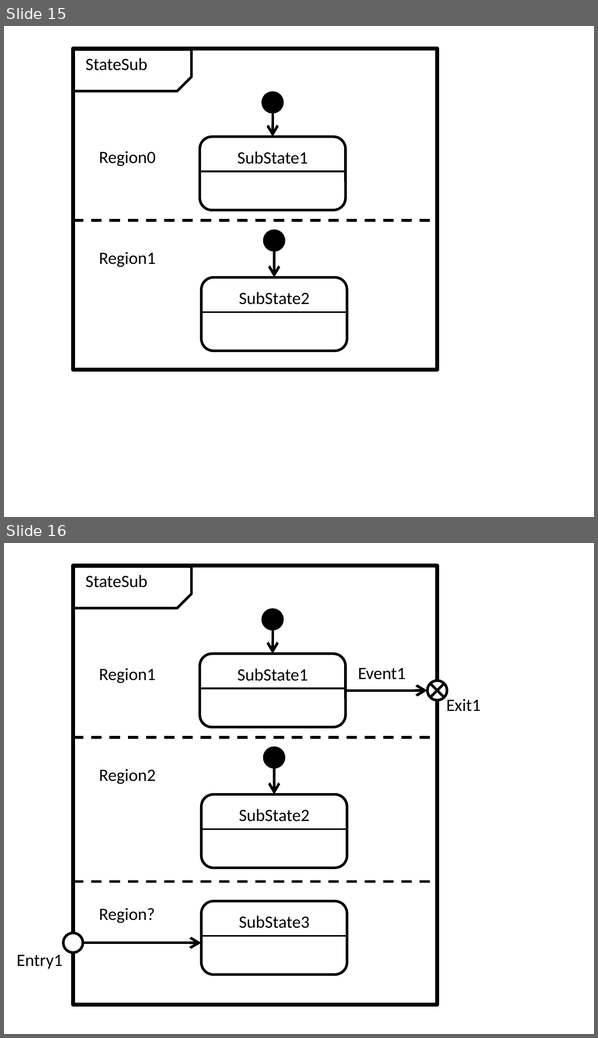
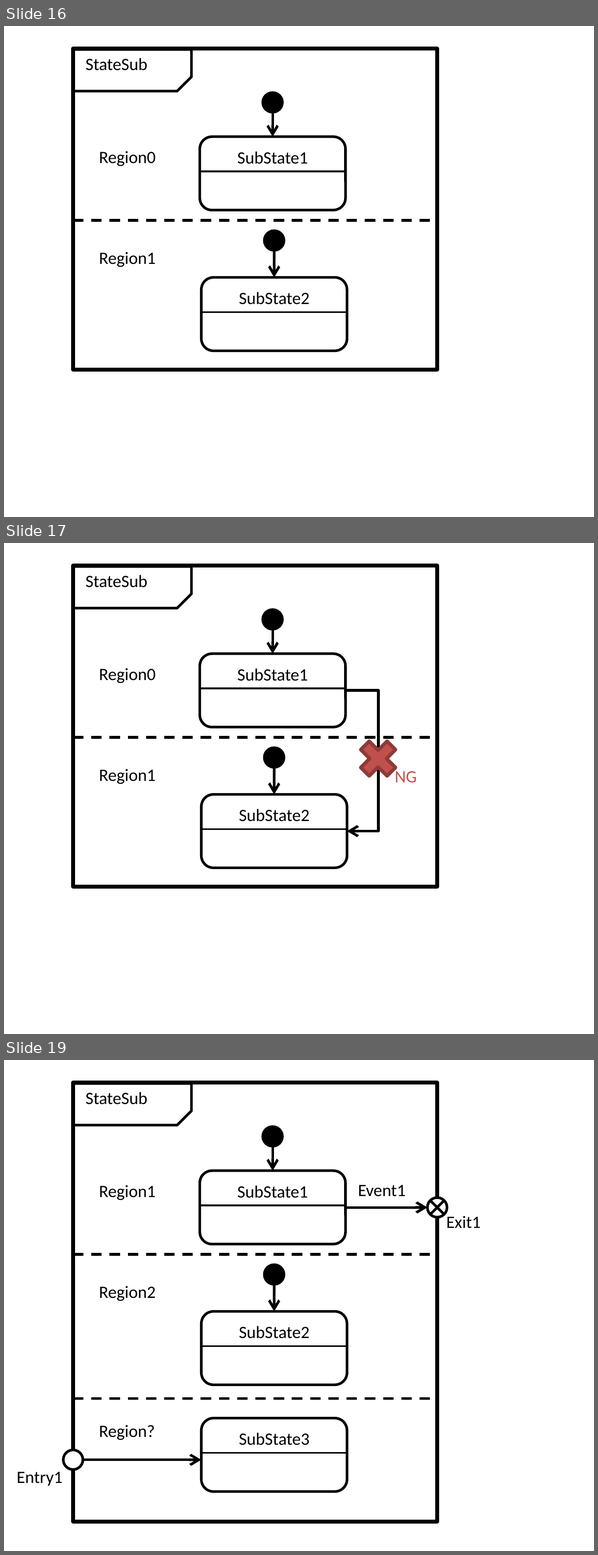
Before and after one commit to redboltz/cpp_sample, a slide deck: boost_training/msm/fig.pptx. Shown one above the other, each under a label of ours: slides 15 and 16 before the commit, slides 16, 17 and 19 after it; the slides between them are not shown. The pictures are 598x1038 and 598x1555 pixels, drawn with LibreOffice and Linux fonts; fonts in the diff are those of the drawing. Boxes give left, top, right and bottom in pixels: in the first picture for what was removed or moved away, otherwise in the second. Text is boxed around its words. In the diff, an @@ line names an element or a change of style, - is before the commit and + after.

```diff
--- a/boost_training/msm/fig.pptx
+++ b/boost_training/msm/fig.pptx
@@ slide 17 added at box(4, 543, 594, 1034), background #FFFFFF @@
@@ rectangle added at box(73, 566, 437, 887), outline #000000 2.25 pt @@
@@ snip rect added at box(73, 567, 191, 608), outline #000000 1.5 pt @@
@@ text added at box(85, 575, 147, 588), 10 pt, text #000000 @@
+StateSub
@@ ellipse added at box(262, 609, 282, 629), fill #000000, outline #000000 1.5 pt @@
@@ arrow added from (272, 629) to (272, 654), #000000 1.5 pt @@
@@ rounded rectangle added at box(200, 654, 346, 728), outline #000000 1.5 pt, 10 pt, text #000000 @@
+SubState1
@@ text added at box(99, 668, 156, 683), 10 pt, text #000000 @@
+Region0
@@ line added from (200, 689) to (345, 689), #000000 1 pt @@
@@ elbow arrow added from (346, 690) to (347, 831), #000000 1.5 pt @@
@@ cross added at box(352, 734, 403, 785), fill #C0504D, outline #8E3B39 2 pt @@
@@ line added from (73, 738) to (437, 738), #000000 1.5 pt dashed @@
@@ ellipse added at box(265, 747, 285, 767), fill #000000, outline #000000 1.5 pt @@
@@ text added at box(99, 769, 156, 784), 10 pt, text #000000 @@
+Region1
@@ arrow added from (274, 767) to (274, 795), #000000 1.5 pt @@
@@ text added at box(395, 768, 417, 783), 10 pt, text #C0504D @@
+NG
@@ rounded rectangle added at box(201, 795, 347, 868), outline #000000 1.5 pt, 10 pt, text #000000 @@
+SubState2
@@ line added from (202, 829) to (346, 829), #000000 1 pt @@
@@ what was slide 15 is now slide 16 @@
@@ what was slide 16 is now slide 19 @@
```
Also in this commit, not shown: 3 other slides added, 35 other files.
